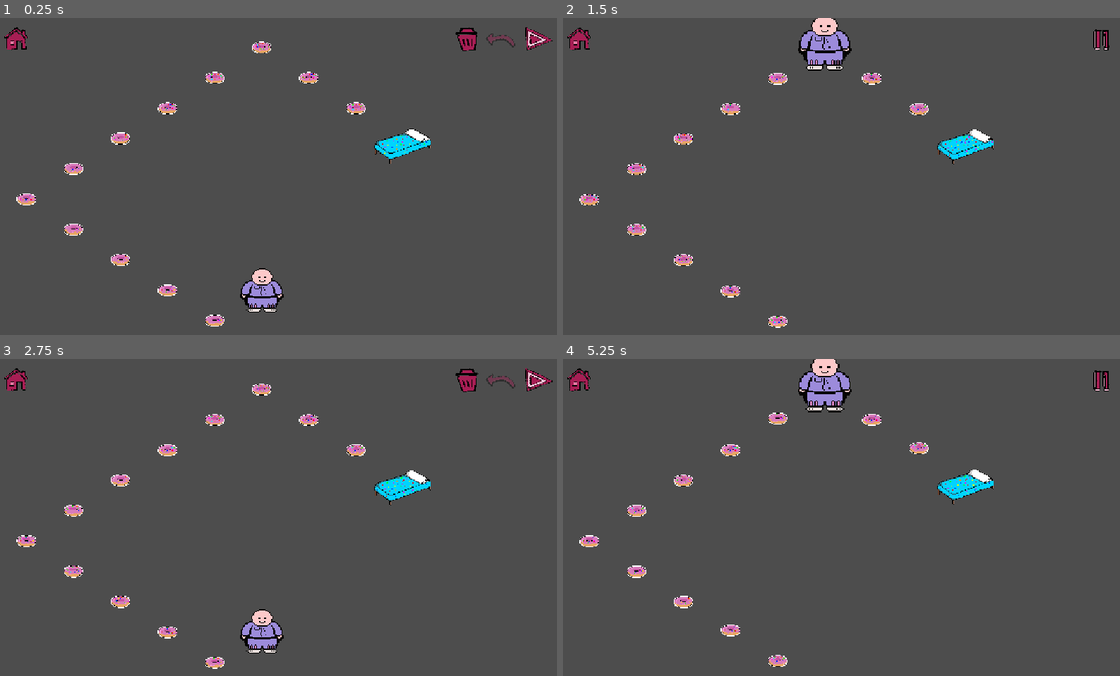
Above: before the commit, frames 1-4 (two rows, left to right).
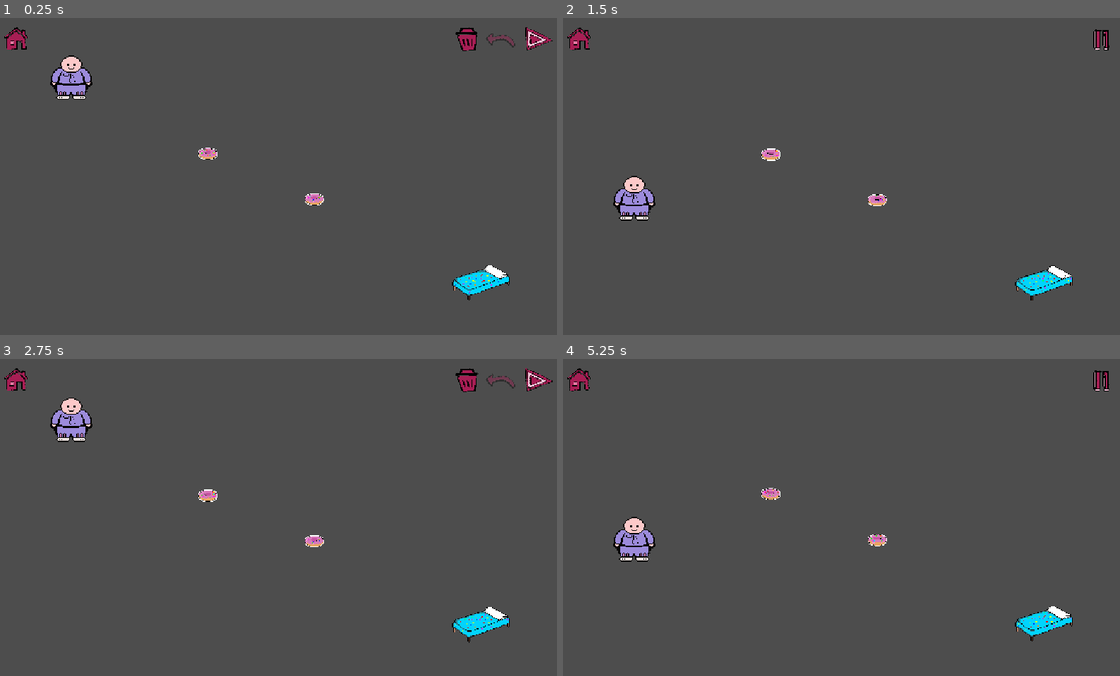
Above: after the commit, the same moments.

Repository: ivaivaiva1/desenhar_fofo
Game: Godot game, scene res://Scenes/level_manager.tscn
Same seed, same stepped clock (60 frames per second), same inputs: the game is played once before the commit and once after it.
Inputs (mouse positions are in pixels of both pictures, inside the frame that each line leads up to):
- Up to frame 1 (0.25 s): no input
- Up to frame 2 (1.5 s): click (841, 176) at 0.67 s; tap Space (ui_accept) at 0.77 s; move the mouse to (730, 192) at 1.27 s; click (730, 192) at 1.42 s
- Up to frame 3 (2.75 s): tap Space (ui_accept) at 1.52 s; move the mouse to (334, 447) at 2.02 s; click (334, 447) at 2.17 s
- Up to frame 4 (5.25 s): move the mouse to (813, 580) at 2.77 s; click (813, 580) at 2.92 s; tap Space (ui_accept) at 3.02, 3.77, 4.52 s; move the mouse to (1008, 565) at 3.52 s; click (1008, 565) at 3.67 s; move the mouse to (668, 469) at 4.27 s; click (668, 469) at 4.42 s; move the mouse to (869, 517) at 5.02 s; click (869, 517) at 5.17 s

The runs differ from the first frame. In frame 1, 4.2% of the frame differs, in the area x 2-92%, y 7-98%; in frame 2, 4.5%; in frame 3, 4.2%; in frame 4, 4.6%, in the area x 2-92%, y 0-98%.

Commit message:
feat: player_speed limitation

Diff:
--- a/Scenes/level_manager.tscn
+++ b/Scenes/level_manager.tscn
@@ -15,7 +15,7 @@
 unique_name_in_owner = true
 script = ExtResource("2_ghtn7")
 current_world = 1
-level = 20
+level = 1
 
 [node name="line_controller" parent="." unique_id=679656892 instance=ExtResource("3_pakjl")]
 unique_name_in_owner = true
--- a/Scripts/GameCore/Objects/player.gd
+++ b/Scripts/GameCore/Objects/player.gd
@@ -10,6 +10,7 @@
 @export var gravity_air: float = 100.0
 @export var gravity_ground_down: float = 6000.0
 @export var gravity_ground_up: float = 10
+var max_speed: float = 1200
 
 
 func _ready() -> void:
@@ -59,6 +60,8 @@
 			linear_velocity += normal * pudim.pudim_force
 			pudim.pump_pudim()
 	apply_central_force(Vector2.DOWN * gravity * mass)
+	linear_velocity.x = clamp(linear_velocity.x, -max_speed, max_speed)
+	linear_velocity.y = clamp(linear_velocity.y, -max_speed, max_speed)
 
 
 
--- a/Scripts/_Globals/skin_picker.gd
+++ b/Scripts/_Globals/skin_picker.gd
@@ -4,6 +4,7 @@
 	BOB,
 	FOOD,
 	CAMA,
+	BEE,
 	NULL
 }
 
